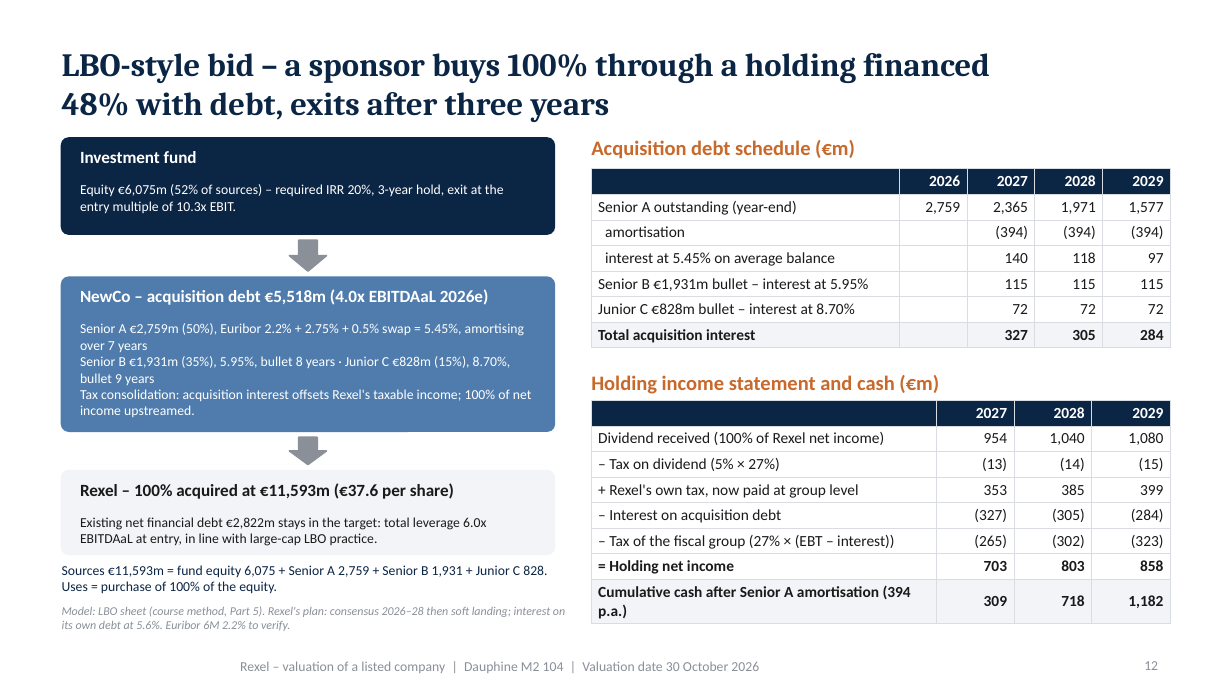
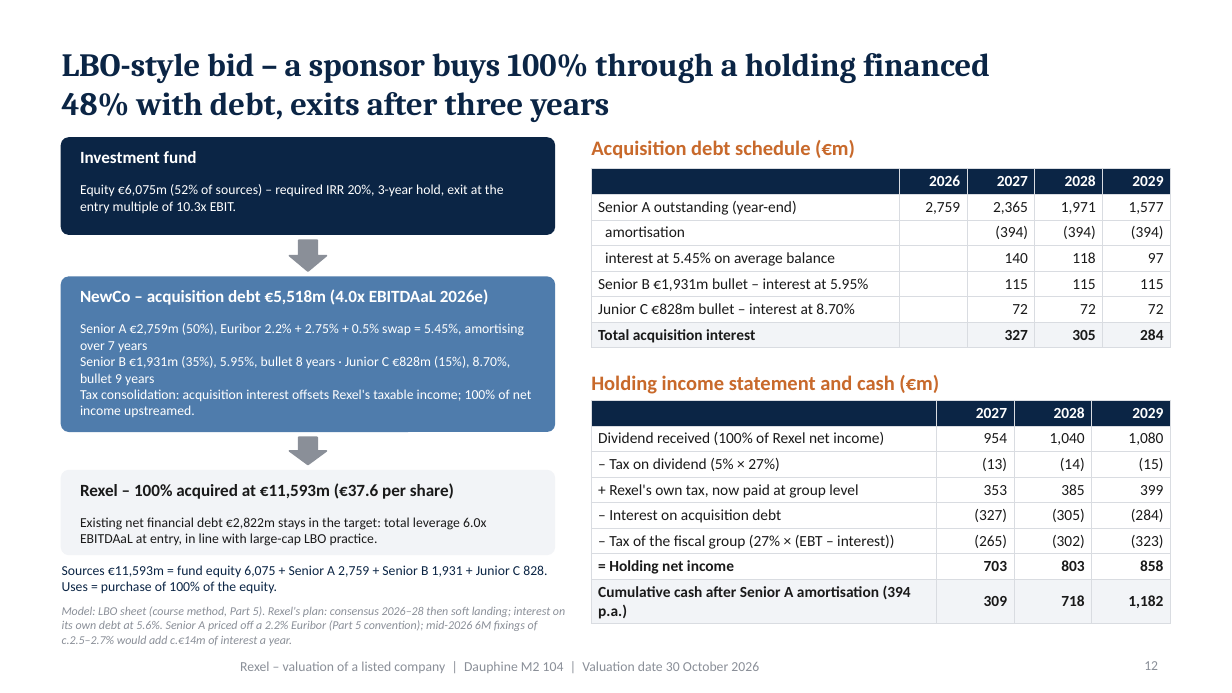
Before and after one commit to marwanferreira/rexel-valuation, a slide deck: slide 12 of Rexel valuation - deck.pptx. Drawn at 1232x693 pixels with LibreOffice and Linux fonts; fonts in the diff are those of the drawing; background and template pictures are left out. Boxes give left, top, right and bottom in pixels: in the first picture for what was removed or moved away, otherwise in the second. Text is boxed around its words. In the diff, an @@ line names an element or a change of style, - is before the commit and + after.

Commit message:
Final pass: DCF bridge aligned to the model, sensitivity grid centred on the base WACC, LBO footnote completed, checklist ticked, PDF export renamed

```diff
--- a/Rexel valuation - deck.pptx
+++ b/Rexel valuation - deck.pptx
@@ text at bbox=[62, 606, 565, 646]: text changed @@
-Model: LBO sheet (course method, Part 5). Rexel's plan: consensus 2026–28 then soft landing; interest on its own debt at 5.6%. Euribor 6M 2.2% to verify.
+Model: LBO sheet (course method, Part 5). Rexel's plan: consensus 2026–28 then soft landing; interest on its own debt at 5.6%. Senior A priced off a 2.2% Euribor (Part 5 convention); mid-2026 6M fixings of c.2.5–2.7% would add c.€14m of interest a year.
```
Also in this commit, not shown: 1 other slide changed, 11 other files.
